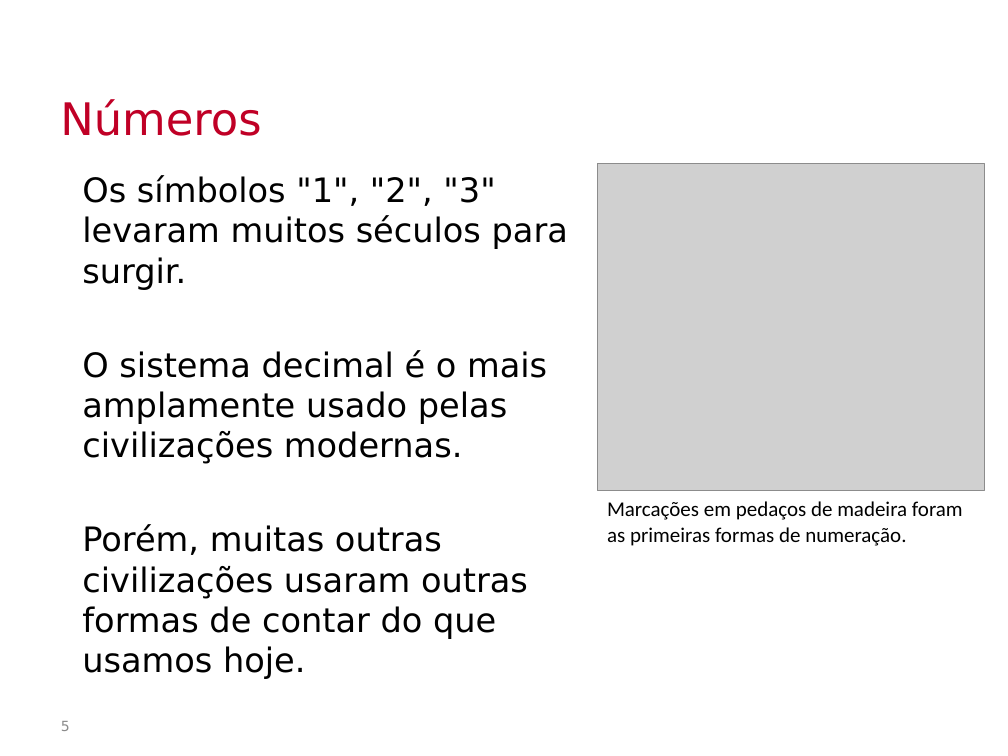
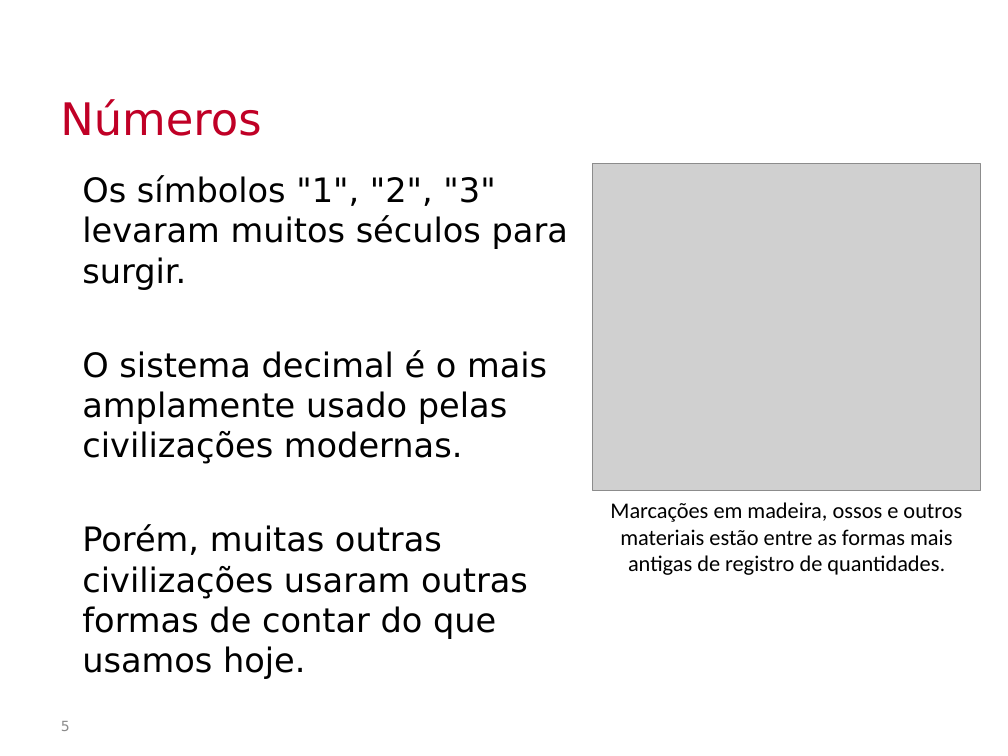
Before and after one commit to Insper/bits-e-proc, a slide deck: slide 5 of docs-src/slides/conteudoDadosDigitais.pptx. Drawn at 1008x756 pixels with LibreOffice and Linux fonts; fonts in the diff are those of the drawing; grey boxes stand for pictures; background and template pictures are left out. Boxes give left, top, right and bottom in pixels: in the first picture for what was removed or moved away, otherwise in the second. Text is boxed around its words. In the diff, an @@ line names an element or a change of style, - is before the commit and + after.

```diff
--- a/docs-src/slides/conteudoDadosDigitais.pptx
+++ b/docs-src/slides/conteudoDadosDigitais.pptx
@@ picture moved from (x1=597, y1=163, x2=984, y2=491) to (x1=593, y1=163, x2=980, y2=491) @@
@@ text at (x1=610, y1=502, x2=962, y2=575): text changed; size 15 to 16 pt @@
-Marcações em pedaços de madeira foram as primeiras formas de numeração.
+Marcações em madeira, ossos e outros materiais estão entre as formas mais antigas de registro de quantidades.
```
Also in this commit, not shown: 17 other slides changed, 2 slides added, 2 slides removed, 1 other file.
